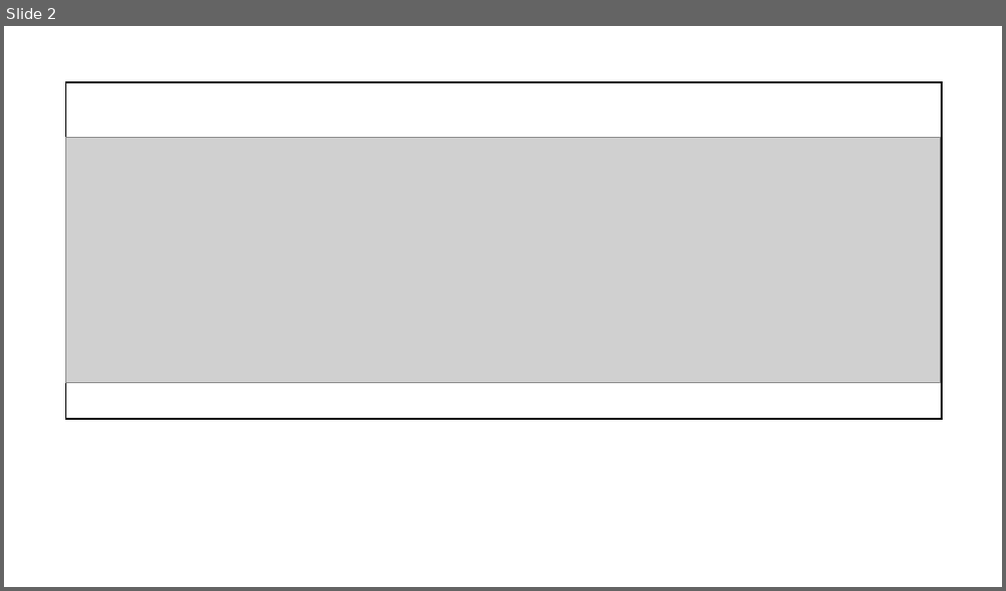
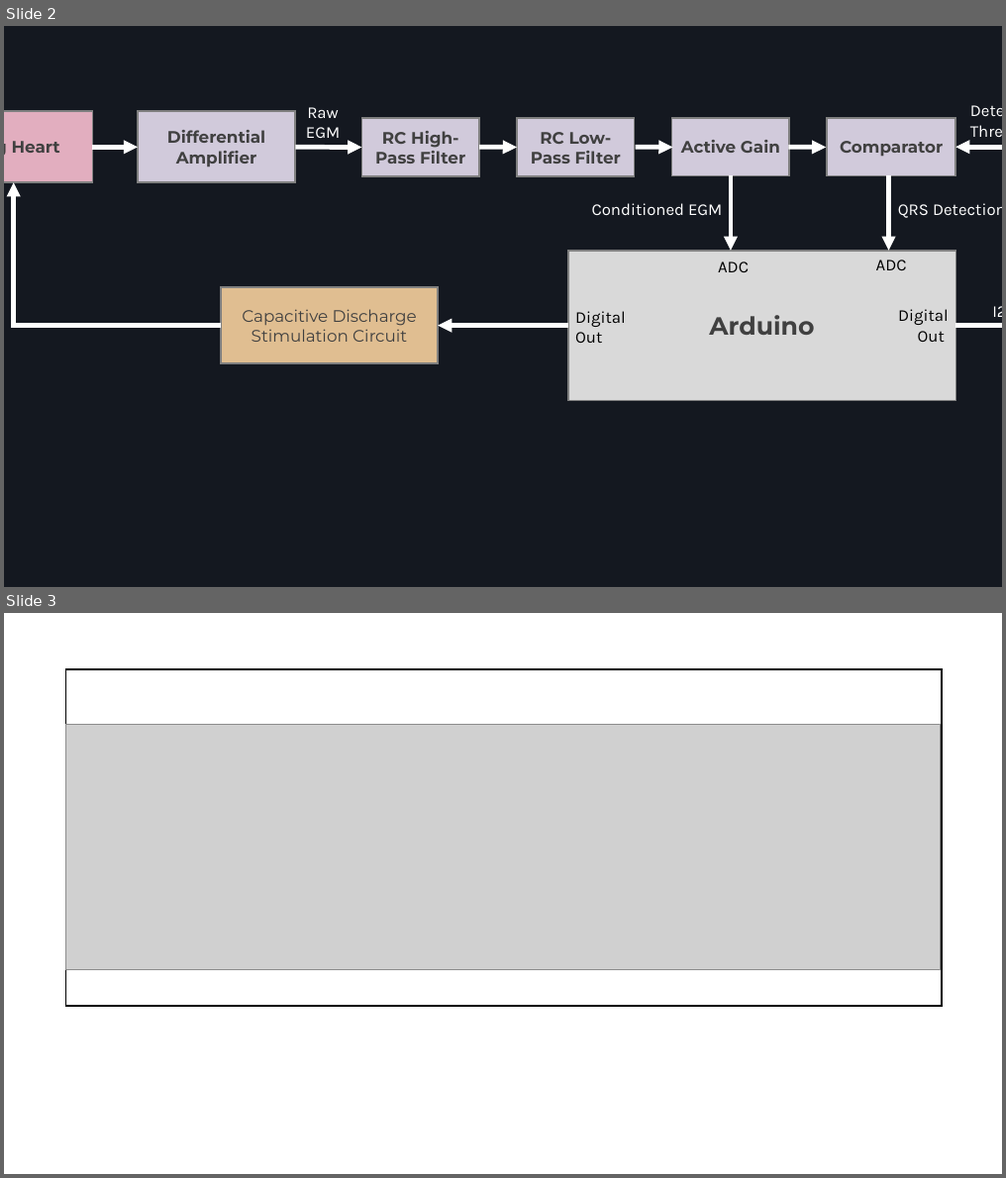
Before and after one commit to jake-golden/jake-golden-portfolio-v3, a slide deck: assets/engineering/pacemaker/Figures.pptx. Shown one above the other, each under a label of ours: slide 2 before the commit, slides 2 and 3 after it. The pictures are 1006x591 and 1006x1178 pixels, drawn with LibreOffice and Linux fonts; fonts in the diff are those of the drawing; grey boxes stand for pictures. Boxes give left, top, right and bottom in pixels: in the first picture for what was removed or moved away, otherwise in the second. Text is boxed around its words. In the diff, an @@ line names an element or a change of style, - is before the commit and + after.

Commit message:
Updated Figures PPTs

```diff
--- a/assets/engineering/pacemaker/Figures.pptx
+++ b/assets/engineering/pacemaker/Figures.pptx
@@ slide 2 added at (4, 26, 1002, 587), background #141820 @@
@@ rectangle added at (4, 111, 93, 182), fill #E2AEBF, outline #808080 1.5 pt, 16 pt, text #404040, bold @@
+Frog Heart
@@ rectangle added at (138, 111, 296, 182), fill #D1CADB, outline #808080 1.5 pt, 16 pt, text #404040, bold @@
+Differential Amplifier
@@ text added at (306, 107, 340, 138), 16 pt, text #FFFFFF @@
+Raw EGM
@@ text added at (963, 96, 1002, 144), 16 pt, text #FFFFFF @@
+Detection
+Threshold
@@ rectangle added at (361, 118, 479, 176), fill #D1CADB, outline #808080 1.5 pt, 16 pt, text #404040, bold @@
+RC High-Pass Filter
@@ rectangle added at (517, 118, 635, 176), fill #D1CADB, outline #808080 1.5 pt, 16 pt, text #404040, bold @@
+RC Low-Pass Filter
@@ rectangle added at (672, 118, 789, 176), fill #D1CADB, outline #808080 1.5 pt, 16 pt, text #404040, bold @@
+Active Gain
@@ rectangle added at (827, 118, 955, 176), fill #D1CADB, outline #808080 1.5 pt, 16 pt, text #404040, bold @@
+Comparator
@@ arrow added from (92, 148) to (138, 148), #FFFFFF 4.5 pt @@
@@ arrow added from (295, 148) to (361, 148), #FFFFFF 4.5 pt @@
@@ arrow added from (479, 148) to (517, 148), #FFFFFF 4.5 pt @@
@@ arrow added from (636, 148) to (673, 148), #FFFFFF 4.5 pt @@
@@ arrow added from (788, 148) to (826, 148), #FFFFFF 4.5 pt @@
@@ arrow added from (1002, 148) to (956, 148), #FFFFFF 4.5 pt @@
@@ arrow added from (14, 325) to (14, 182), #FFFFFF 4.5 pt @@
@@ text added at (592, 203, 722, 215), 16 pt, text #FFFFFF @@
+Conditioned EGM
@@ arrow added from (731, 175) to (731, 251), #FFFFFF 4.5 pt @@
@@ arrow added from (889, 175) to (889, 251), #FFFFFF 4.5 pt @@
@@ text added at (898, 203, 1002, 218), 16 pt, text #FFFFFF @@
+QRS Detection
@@ rectangle added at (568, 251, 956, 401), fill #D9D9D9, outline #808080 1.5 pt, 24 pt, text #404040, bold @@
+Arduino
@@ text added at (718, 262, 748, 273), 16 pt, text #000000 @@
+ADC
@@ text added at (876, 260, 907, 271), 16 pt, text #000000 @@
+ADC
@@ rectangle added at (221, 287, 439, 364), fill #E0BE91, outline #808080 1.5 pt, 16 pt, text #404040 @@
+Capacitive Discharge Stimulation Circuit
@@ text added at (575, 311, 626, 343), 16 pt, text #000000 @@
+Digital
+Out
@@ text added at (898, 309, 948, 342), 16 pt, text #000000 @@
+Digital
+Out
@@ text added at (979, 297, 1002, 325), 16 pt, text #FFFFFF @@
+I2C
@@ line added from (221, 325) to (12, 325), #FFFFFF 4.5 pt @@
@@ arrow added from (568, 325) to (439, 325), #FFFFFF 4.5 pt @@
@@ arrow added from (956, 325) to (1002, 325), #FFFFFF 4.5 pt @@
@@ what was slide 2 is now slide 3 @@
```
Also in this commit, not shown: 1 other file.
